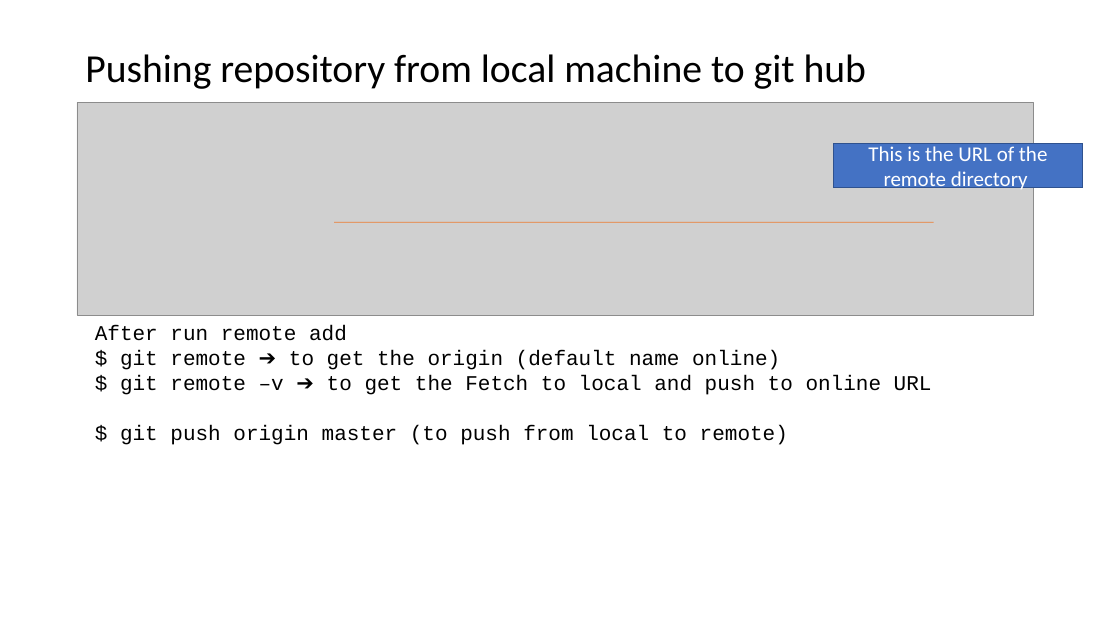
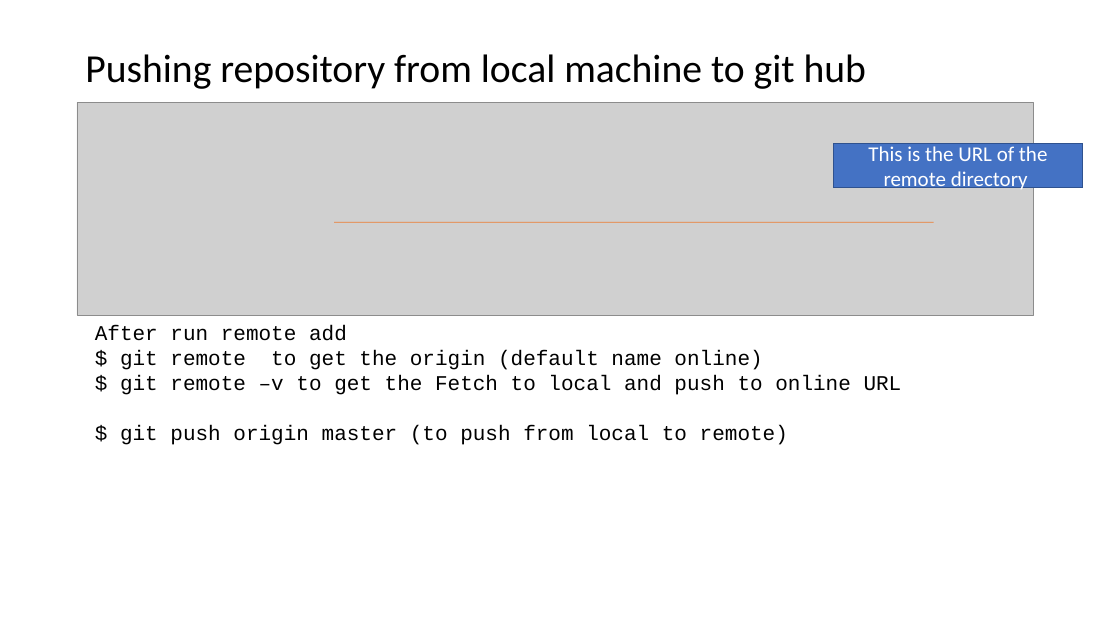
Before and after one commit to Kawthersaeedi/GitProgictTo-learn-, a slide deck: slide 16 of Git and Github ppt.odp. Drawn at 1120x630 pixels with LibreOffice and Linux fonts; fonts in the diff are those of the drawing; grey boxes stand for pictures. Boxes give left, top, right and bottom in pixels: in the first picture for what was removed or moved away, otherwise in the second. Text is boxed around its words. In the diff, an @@ line names an element or a change of style, - is before the commit and + after.

Commit message:
updated ppt

```diff
--- a/Git and Github ppt.odp
+++ b/Git and Github ppt.odp
@@ text at bbox=[120, 350, 902, 395]: text changed @@
-$ git remote ➔ to get the origin (default name online)
-$ git remote –v ➔ to get the Fetch to local and push to online URL
+$ git remote to get the origin (default name online)
+$ git remote –v to get the Fetch to local and push to online URL
```
